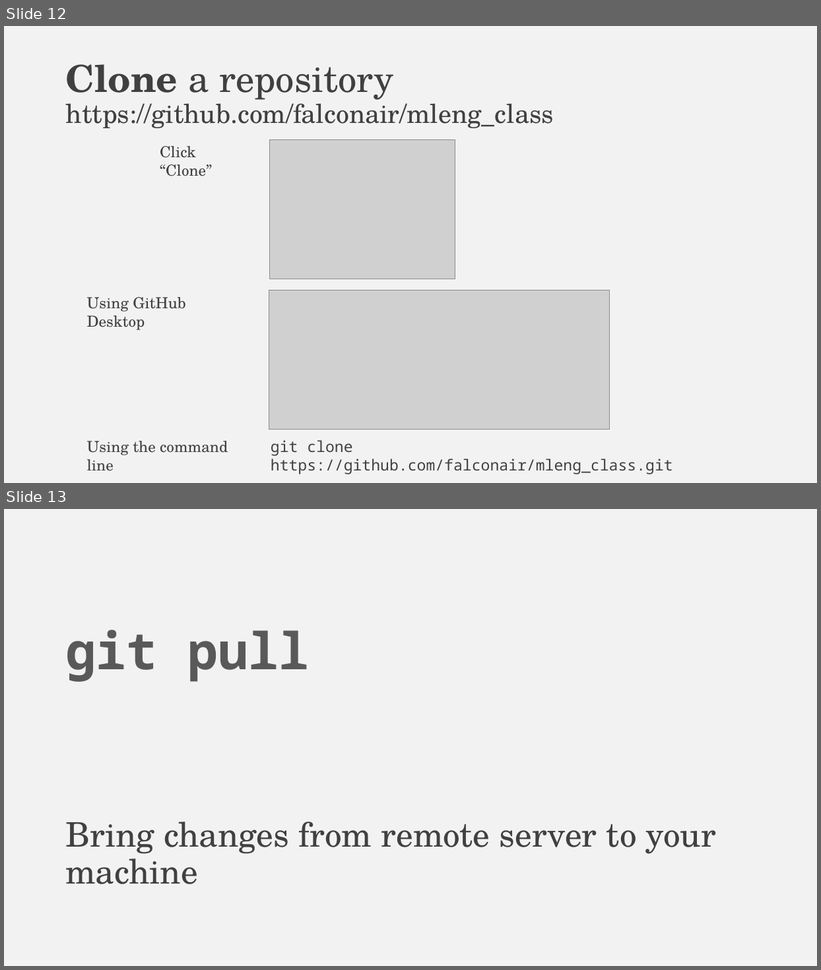
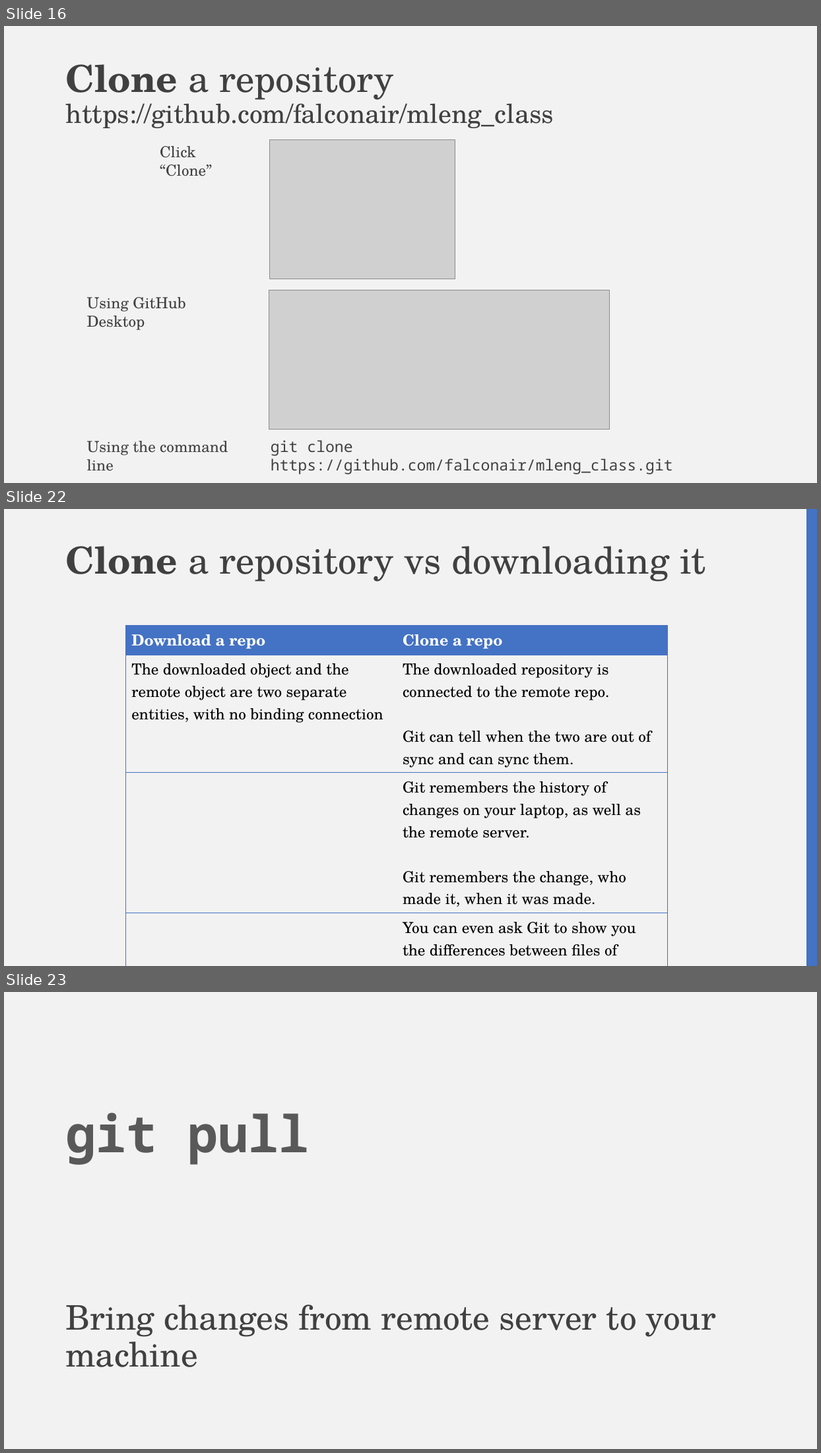
Before and after one commit to falconair/ProgrammingForAnalytics, a slide deck: lectures/050_git_version_control/Why do you need version control.pptx. Shown one above the other, each under a label of ours: slides 12 and 13 before the commit, slides 16, 22 and 23 after it; the slides between them are not shown. The pictures are 821x970 and 821x1453 pixels, drawn with LibreOffice and Linux fonts; fonts in the diff are those of the drawing; grey boxes stand for pictures. Boxes give left, top, right and bottom in pixels: in the first picture for what was removed or moved away, otherwise in the second. Text is boxed around its words. In the diff, an @@ line names an element or a change of style, - is before the commit and + after.

```diff
--- a/lectures/050_git_version_control/Why do you need version control.pptx
+++ b/lectures/050_git_version_control/Why do you need version control.pptx
@@ slide 22 added at (4,509,817,966), background #F2F2F2 @@
@@ rectangle added at (807,509,817,966), fill #4472C4 @@
@@ title added at (66,546,706,582), 44 pt, text #404040 @@
+Clone a repository vs downloading it
@@ table added at (125,625,667,959), 4 rows, 2 columns @@
+Download a repo | Clone a repo
+The downloaded object and the remote object are two separate entities, with no binding connection | The downloaded repository is connected to the remote repo. / Git can tell when the two are out of sync and can sync them.
+ | Git remembers the history of changes on your laptop, as well as the remote server. / Git remembers the change, who made it, when it was made.
+ | You can even ask Git to show you the differences between files of various versions
@@ what was slide 12 is now slide 16 @@
@@ what was slide 13 is now slide 23 @@
```
Also in this commit, not shown: 1 slide changed, 10 other slides added, 3 other files.
